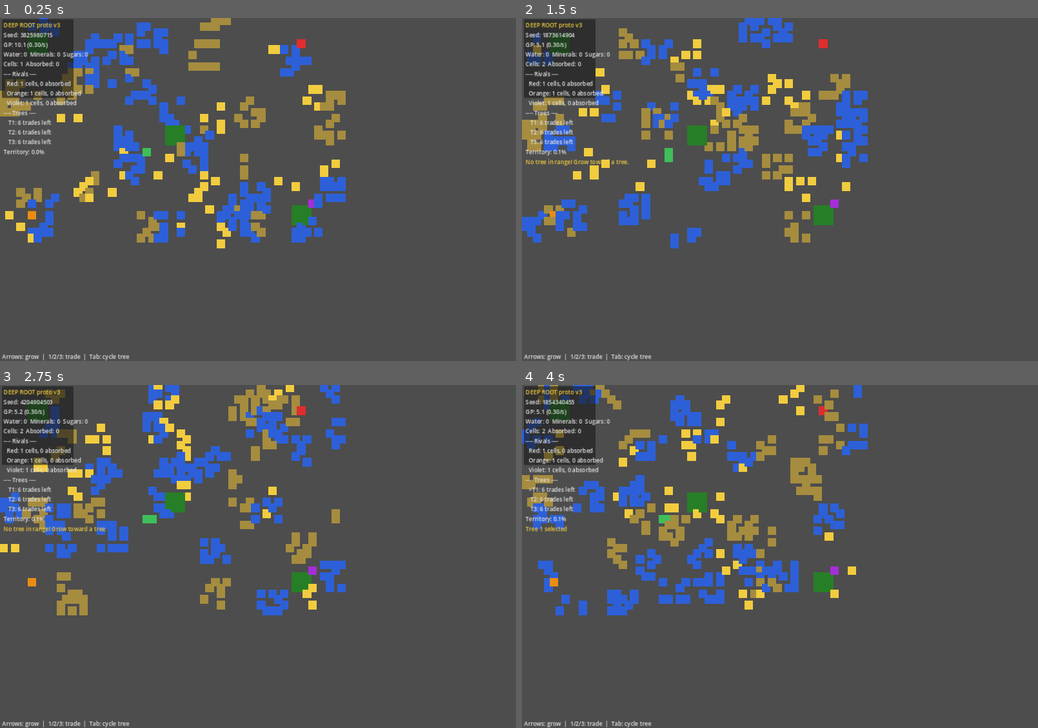
Above: before the commit, frames 1-4 (two rows, left to right).
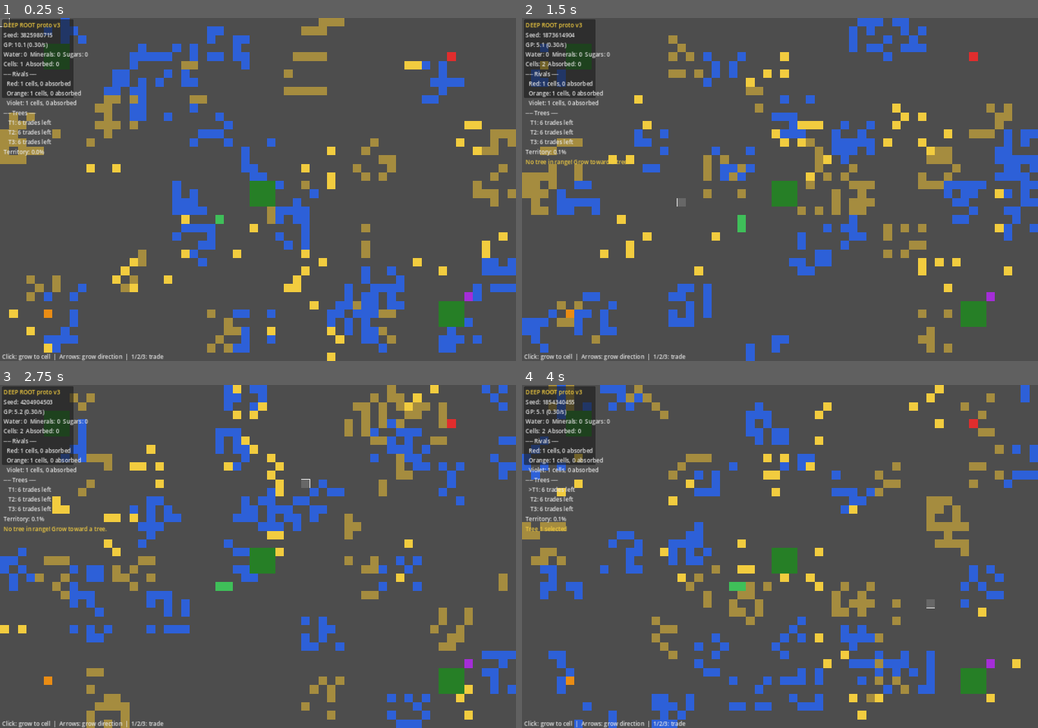
Above: after the commit, the same moments.

Repository: Seven74AI/videogame-lab
Game: Godot game, scene res://main.tscn
Two runs of this game, one before a commit and one after it. Both use one fixed random seed, a clock stepped at 60 frames per second and the inputs below.
Inputs (mouse positions are in pixels of both pictures, inside the frame that each line leads up to):
- Up to frame 1 (0.25 s): no input
- Up to frame 2 (1.5 s): tap Enter at 0.5 s; move the mouse to (893, 172) at 0.52 s; hold Escape (grow_right) 0.53-1.28 s; tap Tab (cycle_tree) at 0.6 s; click (893, 172) at 0.67 s; tap R (reset) at 1.25 s; move the mouse to (676, 206) at 1.27 s; hold Down (grow_down) from 1.28 s (still down); tap 1 (trade_1) at 1.35 s
- Up to frame 3 (2.75 s): tap R (reset) at 2 s; move the mouse to (309, 481) at 2.02 s; release Down (grow_down) at 2.03 s; hold Escape (grow_right) from 2.03 s (still down); tap 2 (trade_2) at 2.1 s
- Up to frame 4 (4 s): tap R (reset) at 2.75, 3.5 s; move the mouse to (754, 625) at 2.77 s; release Escape (grow_right) at 2.78 s; hold Up (grow_up) 2.78-3.53 s; tap 3 (trade_3) at 2.85 s; click (754, 625) at 2.92 s; move the mouse to (934, 607) at 3.52 s; hold Left (grow_left) from 3.53 s (still down); tap Tab (cycle_tree) at 3.6 s

The runs differ from the first frame. In frame 1, 23% of the frame differs, in the area x 0-100%, y 0-100%; in frame 2, 23%; in frame 3, 23%; in frame 4, 23%.

Commit message:
fix: tile alignment + hover highlight + controls text
- grid_layer.gd: set ts.tile_size=Vector2i(24,24) — TileSet defaulted
  to 16px spacing, causing tiles to render at wrong positions while
  screen_to_cell used 24px. Cells were misaligned by 8px per cell.
- main.gd: _draw() hover highlight — white border on hovered cell,
  semi-transparent fill for empty (clickable) and tree cells
- ui_layer.gd: controls text — Click is primary, arrows secondary
- CI: headless exit 0, 67/67 tests pass

Diff:
--- a/deep-root-proto/main.gd
+++ b/deep-root-proto/main.gd
@@ -109,3 +109,20 @@
 	hover_cell = gm.screen_to_cell(mouse_pos)
 	if hover_cell.x < 0 or hover_cell.x >= gm.GRID_W or hover_cell.y < 0 or hover_cell.y >= gm.GRID_H:
 		hover_cell = Vector2i(-1, -1)
+	queue_redraw()
+
+
+func _draw() -> void:
+	if hover_cell.x < 0: return
+	var gm: GameManager = GameManager
+	var rect := Rect2(
+		hover_cell.x * gm.CELL_SIZE, hover_cell.y * gm.CELL_SIZE,
+		gm.CELL_SIZE, gm.CELL_SIZE
+	)
+	# Highlight hover cell: semi-transparent white border
+	draw_rect(rect, Color.WHITE, false, 1.0)
+	# Lighter fill for empty cells (clickable)
+	if gm.grid[hover_cell.y][hover_cell.x] == gm.CellType.EMPTY:
+		draw_rect(rect, Color(1.0, 1.0, 1.0, 0.15))
+	elif gm.grid[hover_cell.y][hover_cell.x] == gm.CellType.TREE:
+		draw_rect(rect, Color(0.95, 0.80, 0.25, 0.2))
--- a/deep-root-proto/scenes/grid_layer.gd
+++ b/deep-root-proto/scenes/grid_layer.gd
@@ -20,6 +20,9 @@
 
 func _setup_tileset() -> void:
 	var ts := TileSet.new()
+	# CRITICAL: match tile_size to game CELL_SIZE, otherwise
+	# tiles render at default 16px spacing but game uses 24px cells
+	ts.tile_size = Vector2i(CELL_SIZE, CELL_SIZE)
 	var source := TileSetAtlasSource.new()
 	source.texture_region_size = Vector2i(CELL_SIZE, CELL_SIZE)
 
--- a/deep-root-proto/scenes/ui_layer.gd
+++ b/deep-root-proto/scenes/ui_layer.gd
@@ -71,8 +71,8 @@
 		_message_label.visible = false
 
 	var ctrl_text: String = (
-		"Arrows: grow  |  1/2/3: trade  |  Tab: cycle tree\n" +
-		"Click: grow to cell  |  Click tree: select  |  R: reset"
+		"Click: grow to cell  |  Arrows: grow direction  |  1/2/3: trade\n" +
+		"Click tree: select  |  Tab: cycle tree  |  R: reset"
 	)
 	_controls_label.text = ctrl_text
 
